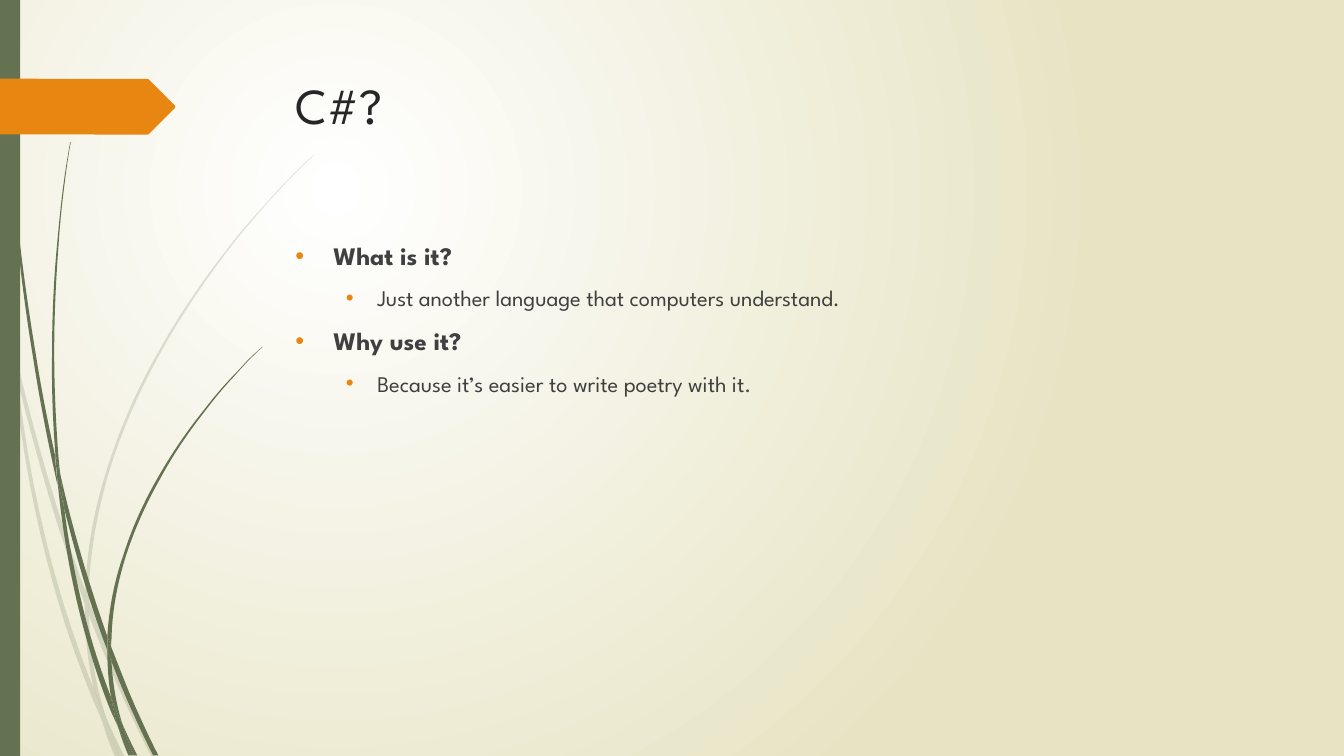
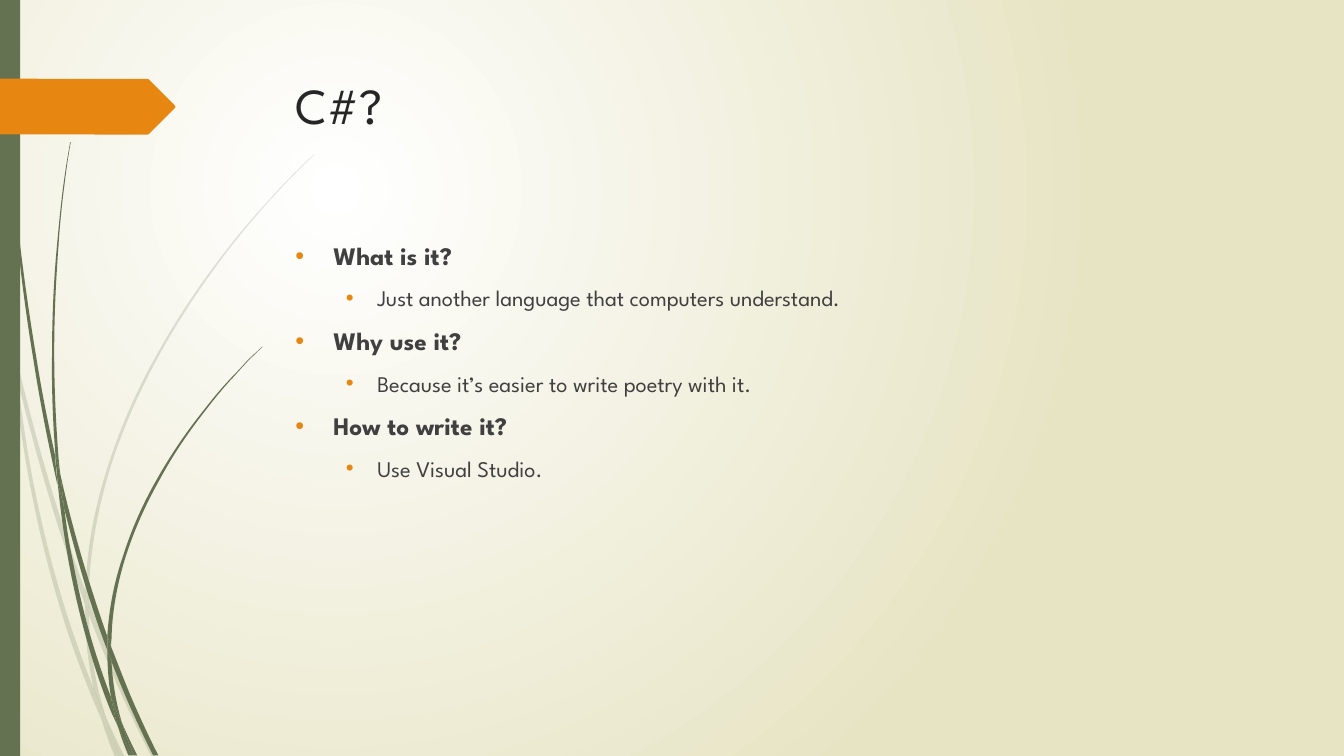
Before and after one commit to hinteadan/csharp-crash-course, a slide deck: slide 2 of Topics.pptx. Drawn at 1344x756 pixels with LibreOffice and Linux fonts; fonts in the diff are those of the drawing. Boxes give left, top, right and bottom in pixels: in the first picture for what was removed or moved away, otherwise in the second. Text is boxed around its words. In the diff, an @@ line names an element or a change of style, - is before the commit and + after.

Commit message:
OD: Presentation

```diff
--- a/Topics.pptx
+++ b/Topics.pptx
@@ text at [333, 418, 542, 478]: paragraphs added @@
+• How to write it?
+  • Use Visual Studio.
```
Also in this commit, not shown: 2 slides added, 1 slide removed.
